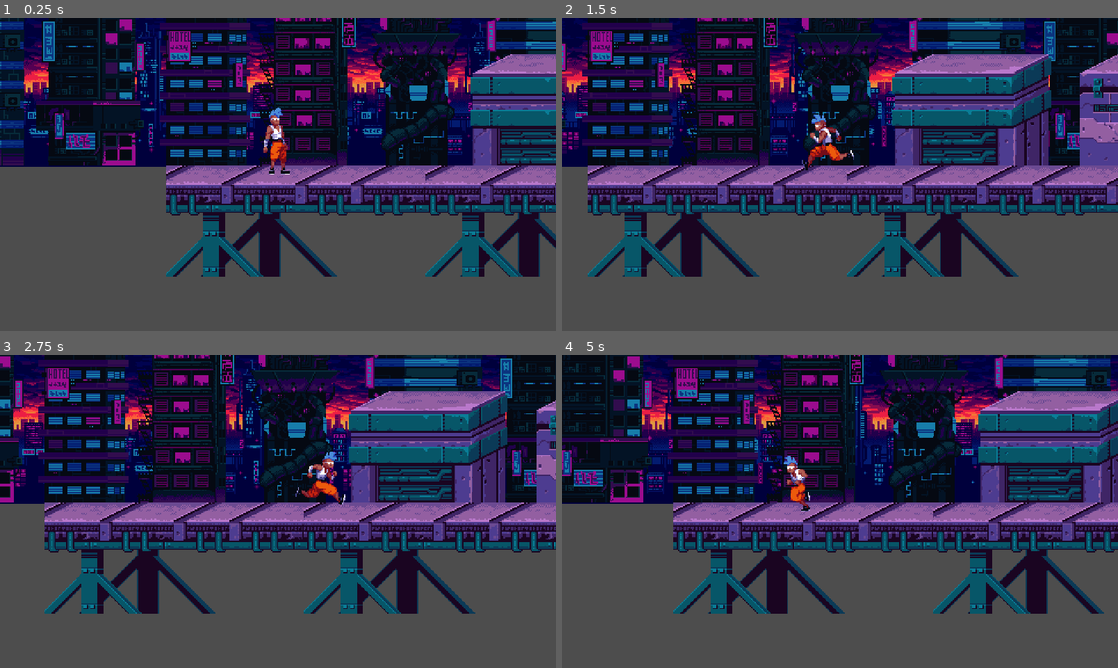
Above: before the commit, frames 1-4 (two rows, left to right).
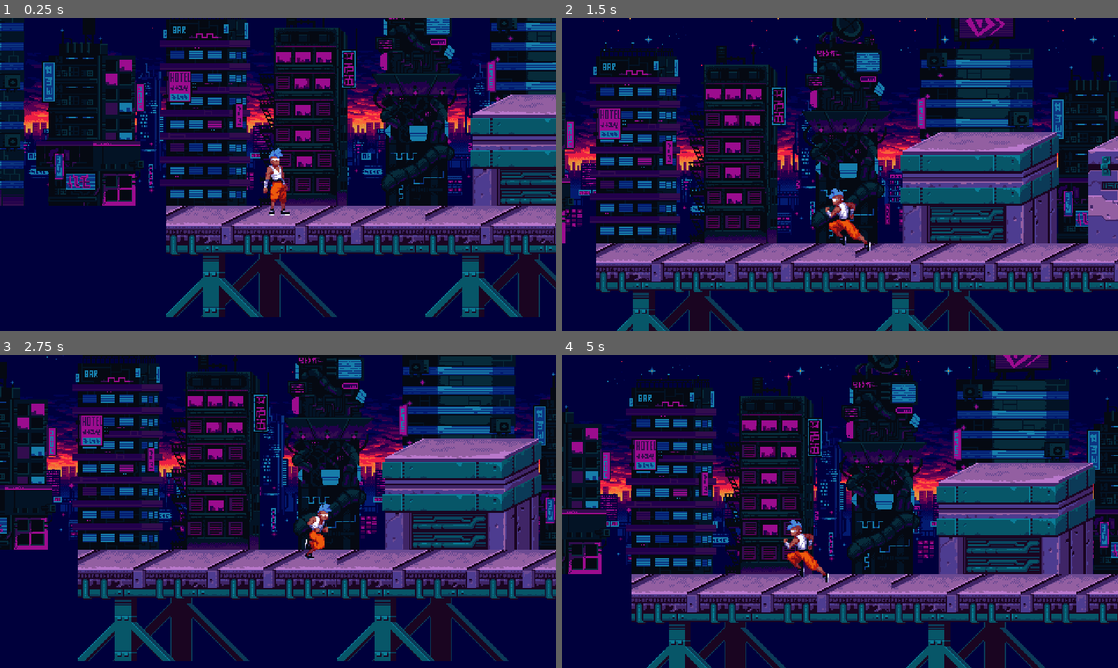
Above: after the commit, the same moments.

Repository: Predatorie/2DPlatformer
Game: Godot game, scene res://scenes/player/test_scene.tscn
Two runs of this game, one before a commit and one after it. Both use one fixed random seed, a clock stepped at 60 frames per second and the inputs below.
Inputs (mouse positions are in pixels of both pictures, inside the frame that each line leads up to):
- Up to frame 1 (0.25 s): no input
- Up to frame 2 (1.5 s): tap Enter at 0.5 s; move the mouse to (962, 158) at 0.52 s; hold E (move_right) 0.53-1.28 s; tap Space (jump) at 0.6, 0.77, 1.07 s; click (962, 158) at 0.67 s; move the mouse to (728, 190) at 1.27 s; hold Q (move_left) from 1.28 s (still down); tap Tab at 1.35 s
- Up to frame 3 (2.75 s): tap Space (jump) at 1.52, 1.55, 1.82, 2.1 s; move the mouse to (333, 442) at 2.02 s; release Q (move_left) at 2.03 s; hold E (move_right) from 2.03 s (still down)
- Up to frame 4 (5 s): move the mouse to (812, 574) at 2.77 s; tap Tab at 2.85, 4.35 s; click (812, 574) at 2.92 s; tap Space (jump) at 3.02, 3.05, 3.32, 3.6, 3.77, 4.07, 4.52, 4.55, 4.82 s; move the mouse to (1006, 558) at 3.52 s; release E (move_right) at 3.53 s; hold Q (move_left) from 3.53 s (still down); move the mouse to (673, 464) at 4.27 s

The runs differ from the first frame. In frame 1, 79% of the frame differs, in the area x 0-100%, y 0-100%; in frame 2, 85%; in frame 3, 86%; in frame 4, 87%.

Commit message:
Added jump and background color

Diff:
--- /dev/null
+++ b/scenes/levels/level.gd
@@ -0,0 +1,6 @@
+class_name Level extends Node
+
+
+# sets the background color of the scene
+func _ready() -> void:
+	RenderingServer.set_default_clear_color(Color("00003c"))
--- a/scenes/player/player.tscn
+++ b/scenes/player/player.tscn
@@ -122,5 +122,6 @@
 }
 
 [node name="Camera2D" type="Camera2D" parent="."]
+position = Vector2(0, -35)
 process_callback = 0
 position_smoothing_enabled = true
--- a/scenes/player/test_scene.tscn
+++ b/scenes/player/test_scene.tscn
@@ -1,12 +1,14 @@
-[gd_scene load_steps=6 format=4 uid="uid://y66ni7xg5ryc"]
+[gd_scene load_steps=7 format=4 uid="uid://y66ni7xg5ryc"]
 
 [ext_resource type="PackedScene" uid="uid://csgvuskxnnxmj" path="res://scenes/player/player.tscn" id="1_1fpkd"]
 [ext_resource type="Texture2D" uid="uid://cr4eictltpr5t" path="res://assets/backgrounds/v1/skyline-a.png" id="1_kpabb"]
+[ext_resource type="Script" path="res://scenes/levels/level.gd" id="1_q4uga"]
 [ext_resource type="Texture2D" uid="uid://bswecoe0yn3cs" path="res://assets/backgrounds/v1/buildings-bg.png" id="2_jtbhw"]
 [ext_resource type="PackedScene" uid="uid://cplceso60tsc2" path="res://tile_maps/ground_tile_map.tscn" id="2_u8d7l"]
 [ext_resource type="Texture2D" uid="uid://c4r2ule8u78ft" path="res://assets/backgrounds/v1/near-buildings-bg.png" id="3_of22h"]
 
 [node name="TestScene" type="Node2D"]
+script = ExtResource("1_q4uga")
 
 [node name="Parallax" type="Node2D" parent="."]
 
--- a/scripts/player.gd
+++ b/scripts/player.gd
@@ -5,18 +5,38 @@
 
 @export var speed : float = 200
 @export var gravity: float = 980
+@export var air_speed: float = 150
+@export var air_acceleration: float = 0.1
+@export var jump_force: float = -400.0
+@export var decelleration: float = 0.5
 
 var direction: float
+
+func _process(delta: float) -> void:
+	direction = Input.get_axis("move_left", "move_right")
 
 func _physics_process(delta: float) -> void:
 	# Add the gravity.
 	if not is_on_floor():
 		velocity.y += gravity * delta
+		handle_air_movement()
+	else:
+		handle_ground_movement(delta)
 
-	handle_movement(delta)
+	handle_jump()
 	update_animations()
 	move_and_slide()
 
+func handle_air_movement() -> void:
+	if direction:
+		velocity.x = lerp(velocity.x, direction * air_speed, air_acceleration)
+		sprite.flip_h = direction < 0
+	else:
+		velocity.x = lerp(velocity.x, 0.0, air_acceleration * decelleration)
+
+func handle_jump() -> void:
+	if (Input.is_action_just_pressed("jump") and is_on_floor()):
+		velocity.y = jump_force
 
 func update_animations() -> void:
 	if (not is_on_floor()):
@@ -30,10 +50,9 @@
 		else:
 			animation_player.play("idle")
 
-func handle_movement(delta: float)	-> void:
+func handle_ground_movement(delta: float)	-> void:
 	# Get the input direction and handle the movement/deceleration.
 	# As good practice, you should replace UI actions with custom gameplay actions.
-	direction = Input.get_axis("move_left", "move_right")
 	if direction:
 		velocity.x = direction * speed
 		sprite.flip_h = direction < 0
